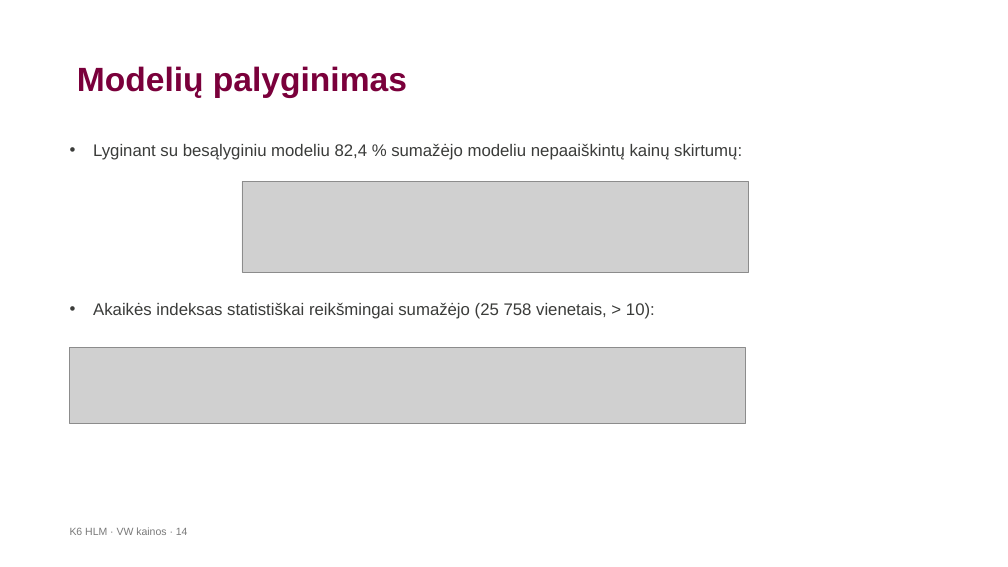
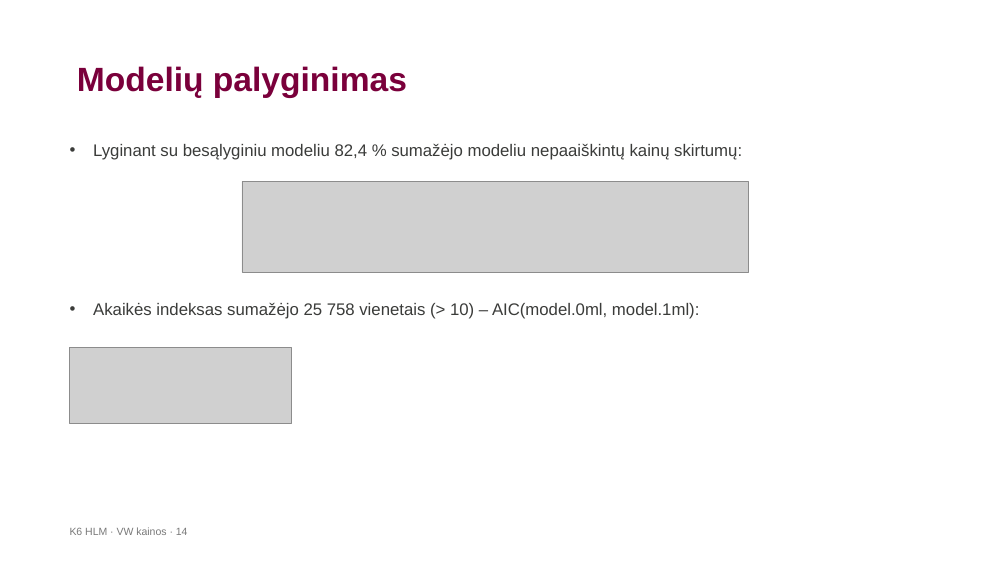
Before and after one commit to LidijaPu/K6, a slide deck: slide 14 of K6_HLM_VW_pristatymas-2.pptx. Drawn at 1008x567 pixels with LibreOffice and Linux fonts; fonts in the diff are those of the drawing; grey boxes stand for pictures; background and template pictures are left out. Boxes give left, top, right and bottom in pixels: in the first picture for what was removed or moved away, otherwise in the second. Text is boxed around its words. In the diff, an @@ line names an element or a change of style, - is before the commit and + after.

```diff
--- a/K6_HLM_VW_pristatymas-2.pptx
+++ b/K6_HLM_VW_pristatymas-2.pptx
@@ text at <box>93,303,699,319</box>: text changed @@
-• Akaikės indeksas statistiškai reikšmingai sumažėjo (25 758 vienetais, > 10):
+• Akaikės indeksas sumažėjo 25 758 vienetais (> 10) – AIC(model.0ml, model.1ml):
@@ picture: place and size @@
-picture at <box>70,348,746,423</box>
+picture at <box>70,348,292,423</box>
```
Also in this commit, not shown: 2 other slides changed, 3 other files.
